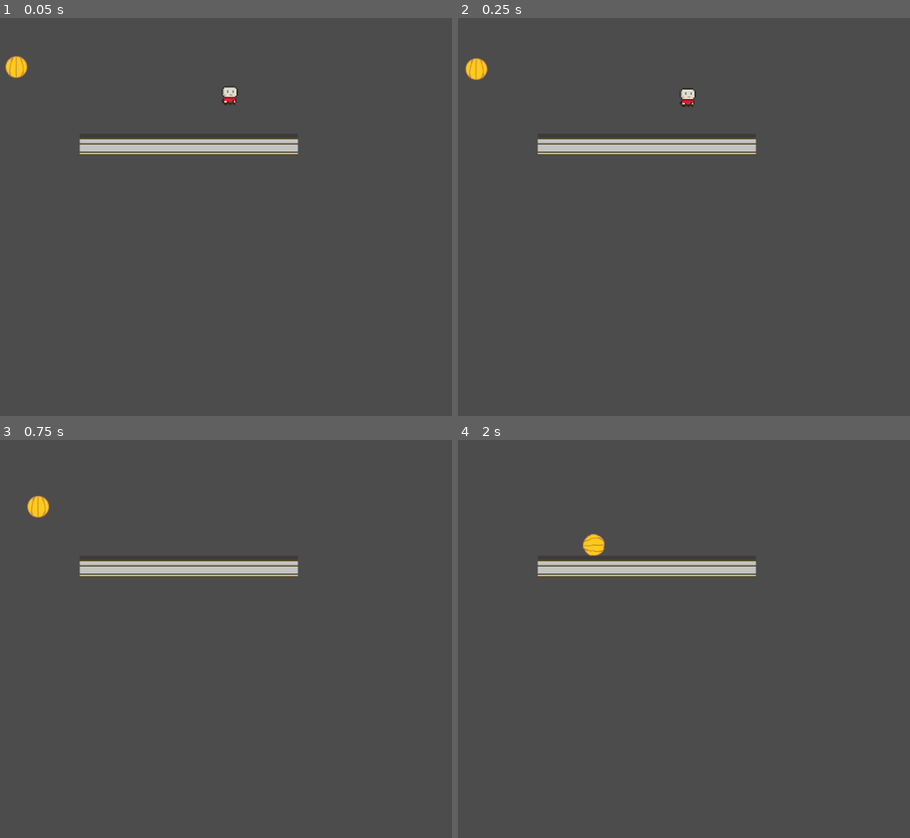
Above: before the commit, frames 1-4 (two rows, left to right).
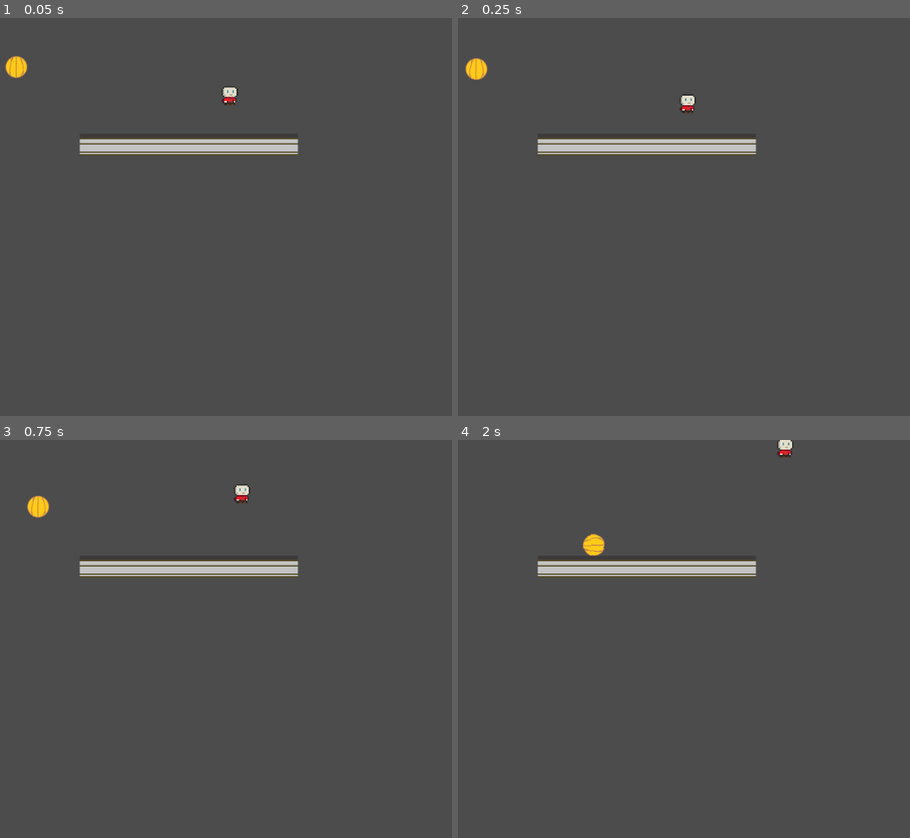
Above: after the commit, the same moments.

Repository: caasalazarsa/ProgramacionAplicada
Game: Godot game, scene res://scenes/main.tscn
The game is run twice, just before and just after one commit, with the same random seed, the same clock (stepped at 60 frames per second) and the same inputs.
Inputs:
- Up to frame 1 (0.05 s): no input
- Up to frame 2 (0.25 s): no input
- Up to frame 3 (0.75 s): tap Enter (ui_accept) at 0.5, 0.6 s; hold Right (ui_right) from 0.53 s (still down)
- Up to frame 4 (2 s): keep holding Right (ui_right); tap Enter (ui_accept) at 0.77, 1.07, 1.35, 1.52, 1.82 s

Frame 1 is identical in both runs. In frame 2, 0.2% of the frame differs, in the area x 49-53%, y 17-24%; in frame 3, 0.1%; in frame 4, 0.1%.

Commit message:
all statees functional

Diff:
--- a/DEMO_PROJECT/scripts/player.gd
+++ b/DEMO_PROJECT/scripts/player.gd
@@ -3,14 +3,15 @@
 
 var state =1
 
-var gravity=100
+var gravity=400
 
 var walk_time_start=0
 var walk_time_now=0
 var walk_flag=false
 export var walk_velocity=100
 export var run_velocity=400
-export var jump_speed=300
+export var jump_velocity=0
+export var jump_speed=600
 
 var velocity=Vector2(0,0)
 # Declare member variables here. Examples:
@@ -36,33 +37,36 @@
 		1:
 			quieto()
 		2:
-			caminar()
+			caminata()
 		3:
-			correr()
+			sprint()
 		4:
-			saltar()
+			salto()
 
 
 	pass
 
 func _physics_process(delta):
-	move_and_slide(velocity,Vector2(1,0))
+	move_and_slide(velocity,Vector2(0,-1))
 
 func quieto():
 	print("estoy quieto")
 	if(Input.is_action_pressed("ui_left") or Input.is_action_pressed("ui_right")):
 		state=2
 
-	if(Input.is_action_just_pressed("ui_accept")):
+	if(Input.is_action_just_pressed("ui_accept") and is_on_floor()):
+		jump_velocity=walk_velocity
 		state=4
+		velocity.y=velocity.y-jump_speed
+
 
 
 	pass
 
-func caminar():
+func caminata():
 	walk_time_now=OS.get_unix_time()
 
-	velocity.x=(int(Input.is_action_pressed("ui_right"))-int(Input.is_action_pressed("ui_left")))*walk_velocity
+	moverse(walk_velocity)
 
 	if(Input.is_action_pressed("ui_right")):
 		$Sprite.flip_h=false
@@ -76,15 +80,16 @@
 	if(Input.is_action_pressed("ui_cancel")):
 		state=3
 
-	if(Input.is_action_just_pressed("ui_accept")):
+	if(Input.is_action_just_pressed("ui_accept") and is_on_floor()):
+		jump_velocity=walk_velocity
 		state=4
+		velocity.y=velocity.y-jump_speed
 
 	pass
 
-func correr():
+func sprint():
 
-	velocity.x=(int(Input.is_action_pressed("ui_right"))-int(Input.is_action_pressed("ui_left")))*run_velocity
-
+	moverse(run_velocity)
 	if(Input.is_action_pressed("ui_right")):
 		$Sprite.flip_h=false
 		print("corro hacia la derecha")
@@ -96,15 +101,25 @@
 	if Input.is_action_just_released("ui_cancel"):
 		state=2
 
-	if(Input.is_action_just_pressed("ui_accept")):
+	if(Input.is_action_just_pressed("ui_accept") and is_on_floor()):
+		jump_velocity=run_velocity
 		state=4
+		velocity.y=velocity.y-jump_speed
+
 
 	pass
 
-func saltar():
-	velocity.y=velocity.y-jump_speed
+func salto():
+	moverse(jump_velocity)
+	print("estoy en el aire")
+	if(is_on_floor()):
+		state=1
 	pass
 
 func gravity_effect(delta):
 	if velocity.y<400:
 		velocity.y=velocity.y+gravity*delta
+
+func moverse(input_velocity):
+	velocity.x=(int(Input.is_action_pressed("ui_right"))-int(Input.is_action_pressed("ui_left")))*input_velocity
+	pass
